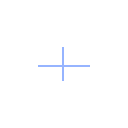
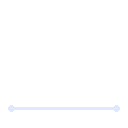
Layers edited between the first and the second 128×128 image:
hid "Layer 1" over [38, 47, 90, 81]
added layer "Layer 2" above "Background" over [8, 105, 120, 112]
